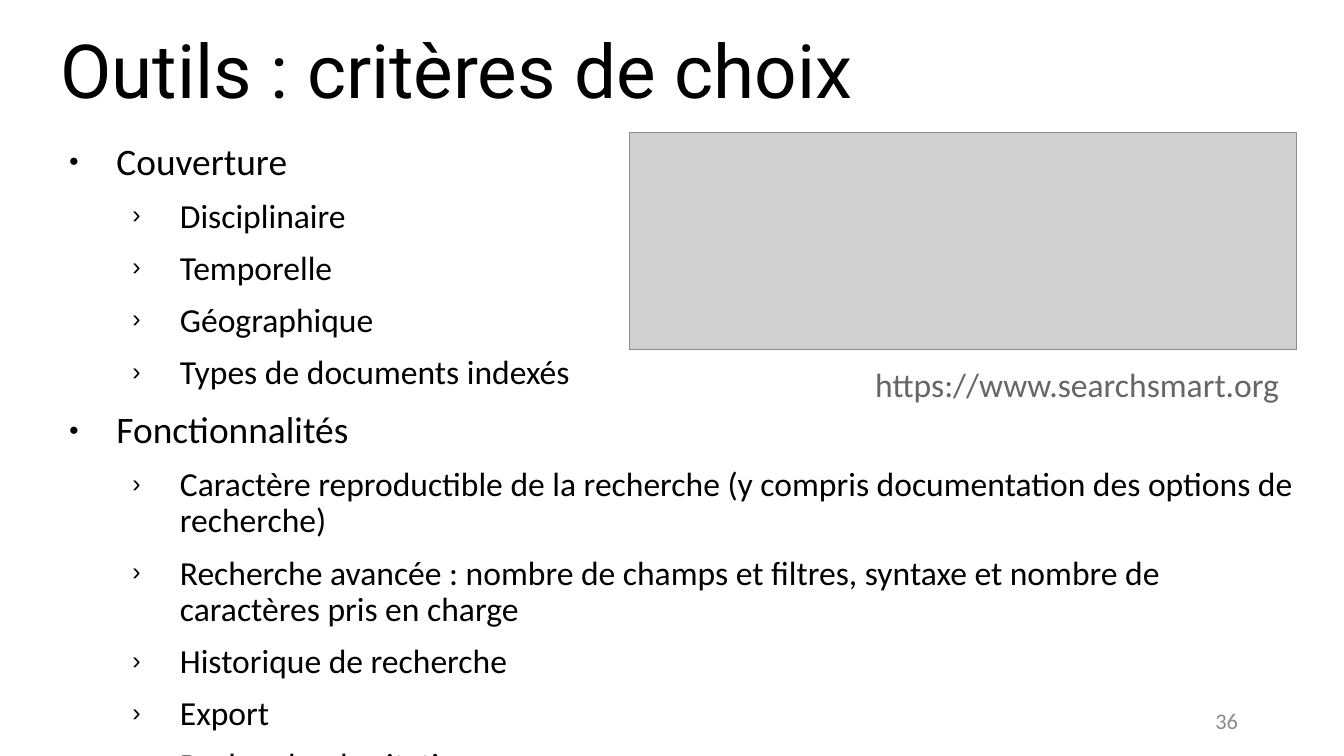
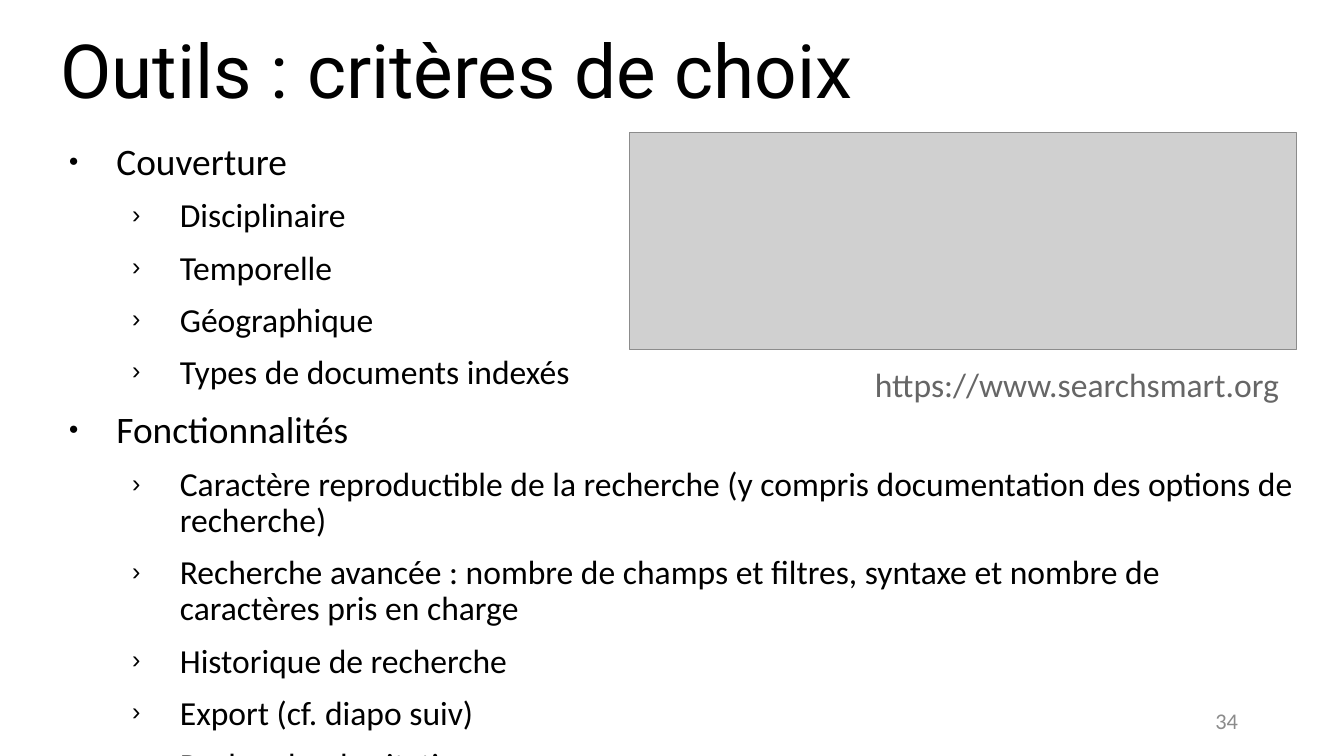
Before and after one commit to fflamerie/intro_revlit, a slide deck: slide 34 of docs/Intro_RevLit.odp (slide 36 before the commit). Drawn at 1344x756 pixels with LibreOffice and Linux fonts; fonts in the diff are those of the drawing; grey boxes stand for pictures. Boxes give left, top, right and bottom in pixels: in the first picture for what was removed or moved away, otherwise in the second. Text is boxed around its words. In the diff, an @@ line names an element or a change of style, - is before the commit and + after.

```diff
--- a/docs/Intro_RevLit.odp
+++ b/docs/Intro_RevLit.odp
@@ text at (x1=180, y1=700, x2=473, y2=731): text changed @@
-  › Export
+  › Export (cf. diapo suiv)
@@ page number at (x1=1215, y1=714, x2=1238, y2=729): text changed @@
-36
+34
```
Also in this commit, not shown: 32 other slides changed, 6 slides added, 5 slides removed, 11 other files.
